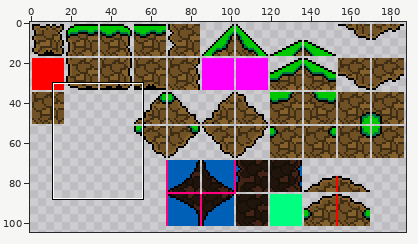
One commit to this sprite sheet: src/troid/resource/sprites/tile_ground_01.png. The first picture is a wide view before the edit; the outline marks the close-up.
Close-up. The starting point:
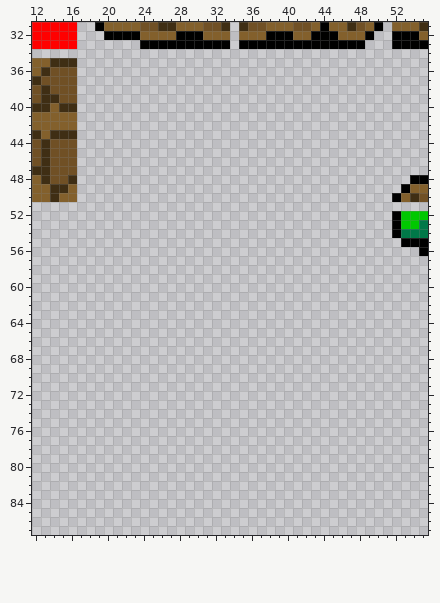
The file is 188x105 pixels. Shown: x 12..55, y 31..87.
New version:
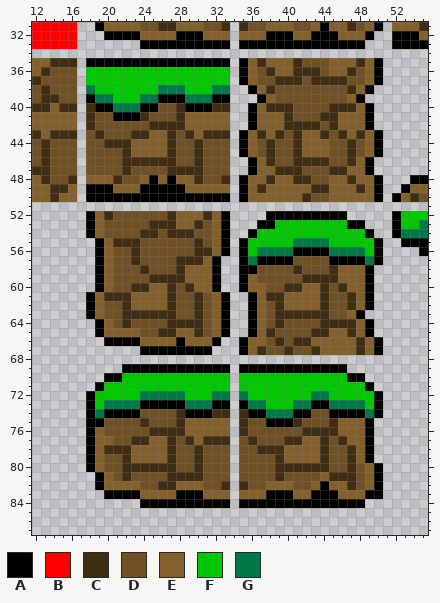
Palette (. is transparent): A #000000  B #ff0000  C #3f2e14  D #705025  E #83602c  F #00c800  G #007848
Difference:
@@ x 12..55 @@
 34 ............................................
-35 EECCC.......................................
-36 ECDDD.......................................
-37 CDDDD.......................................
-38 DCDDD.......................................
-39 DCCDD.......................................
-40 CCECC.......................................
-41 EEEEE.......................................
-42 EEEEE.......................................
-43 CECCC.......................................
-44 DCDDD.......................................
-45 DCDDD.......................................
-46 DCDDD.......................................
-47 CCDDD.......................................
-48 ECDDC.....................................AA
-49 EECCE....................................AEE
-50 EECEE...................................AECD
+35 EECCC.AAAAAAAAAAAAAAAA.AECEEECDDDEEECEA.....
+36 ECDDD.FFFFFFFFFFFFFFFF.AEDCEECCCDEECDEA.....
+37 CDDDD.FFFFFFFFFFFFFFFF.AEDDCCCDCCCCDDEA.....
+38 DCDDD.GFFFFFFFGGGFFFGG..AECDDDDDDDDCEA......
+39 DCCDD.AGGFFFGGAAAGGGAA...AEDDDDDDDDEA.......
+40 CCECC.CAAGGGAADDCAAACC..AECCCDDDDCCCEA......
+41 EEEEE.CDDAAACDDDCEEEEE..AEEECDDDCCEEEA......
+42 EEEEE.CDDDDDDCCCCEEEEE..AEEECCCCDCEEEA......
+43 CECCC.DCDDDCCEECDCECCC.AECECDCEECDCECEA.....
+44 DCDDD.DDCCCEEEECDDCDDD.AEDCDDCEEEDDCDEA.....
+45 DCDDD.DDDDCEEEECDDCDDD.AEDCDDCEEEDDCDEA.....
+46 DCDDD.DDDDCCCCCCDDCDDD..AECDDCCCCDDCEA......
+47 CCDDD.DDDDCDDDDCCCCDDD..AEECCCDDDCCEEA......
+48 ECDDC.EEECDDEAEAEECDDC.AEECEECCDDEECEEA...AA
+49 EECCE.AAAEEEAAAAAEEEEE.AECEEEEECCEEECEA..AEE
+50 EECEE.AAAAAAAAAAAAAAAA.AEEEEEECDDEEEEEA.AECD
 51 ............................................
-52 ........................................AFFF
-53 ........................................AFFG
-54 ........................................AGGG
-55 .........................................AAA
-56 ...........................................A
-57 ............................................
-58 ............................................
-59 ............................................
-60 ............................................
-61 ............................................
-62 ............................................
-63 ............................................
-64 ............................................
-65 ............................................
-66 ............................................
-67 ............................................
+52 ......AECDDDDDDCEEECEA....AAAAAAAAA.....AFFF
+53 ......AEDDDDDCCCEECDEA...AAFFFFFFFFAA...AFFG
+54 ......AEDDDDCCDCCCDDEA..AFFFFFFFFFFFFA..AGGG
+55 .......AECCCDDDDDDCDEA.AFFFFFGGGGFFFFFA..AAA
+56 .......AEDDCDDDDDDCCEA.AFGGGGAAAAGGGGFA....A
+57 .......AEDDCDDDDCCCEA..AGAAAADDDDAAAAGA.....
+58 .......AEDDDCDDDCEEEA..AADDDDCDDDCEEEA......
+59 .......AEDDDDCCCCEEEA..AEDDDDDCCCCEEEA......
+60 .......AEDDCCEECDCEEA..AEEDDCCEECDCEEA......
+61 ......AECCCEEEECDDCDEA..AECCEEEECDDCEA......
+62 ......AEDDCEEEECDDCDEA..AEDCEEEECDDCEA......
+63 ......AEDDCCCCCCDDCDEA..AEDCCCCCCDDEA.......
+64 .......AEDCDDDDCCCCDEA..AEDCDDDDCCCCEA......
+65 .......AEEEEDDCCEECDEA..AECDDDDCCEECEA......
+66 ........AAAAEEEEAEEEA..AEEDCDCCEEEEECEA.....
+67 ............AAAAAAAA...AECDDCDDCEEEECEA.....
 68 ............................................
-69 ............................................
-70 ............................................
-71 ............................................
-72 ............................................
-73 ............................................
-74 ............................................
-75 ............................................
-76 ............................................
-77 ............................................
-78 ............................................
-79 ............................................
-80 ............................................
-81 ............................................
-82 ............................................
-83 ............................................
-84 ............................................
+69 ..........AAAAAAAAAAAA.AAAAAAAAAAAA.........
+70 ........AAFFFFFFFFFFFF.FFFFFFFFFFFFAA.......
+71 .......AFFFFFFFFFFFFFF.FFFFFFFFFFFFFFA......
+72 ......AFFFFFGGGGGFFFGG.GFFFFFFFGGFFFFFA.....
+73 ......AFGGGGAAAAAGGGAA.AGGFFFGGAAGGGGFA.....
+74 ......AGAAAADDDDCAAACC.CAAGGGAADDAAAAGA.....
+75 ......AADDDDCDDDCEEEEE.CDDAAACDDDCEEEA......
+76 ......AEDDDDDCCCCEEEEE.CDDDDDDCCCCEEEA......
+77 ......AEEDDCCEECDCECCC.DCDDDCCEECDCEEA......
+78 ......AECCCEEEECDDCDDD.DDCCCEEEECDDCEA......
+79 ......AEDDCEEEECDDCDDD.DDDDCEEEECDDCEA......
+80 ......AEDDCCCCCCDDCDDD.DDDDCCCCCCDDCDEA.....
+81 .......AEDCDDDDCCCCDDD.DDDDCDDDDECCCDEA.....
+82 .......AEEEEDDCCEEEDDC.CDDEEEDDEAEECDEA.....
+83 ........AAAAEEEEAAAEEE.EEEAAAEEAAAEEEAA.....
+84 ............AAAAAAAAAA.AAAAAAAAAAAAAA.......
 85 ............................................
Boxes around the changes in both close-ups, in picture pixels (x1, y1, x2, y2):
added: (86, 58, 383, 508)
